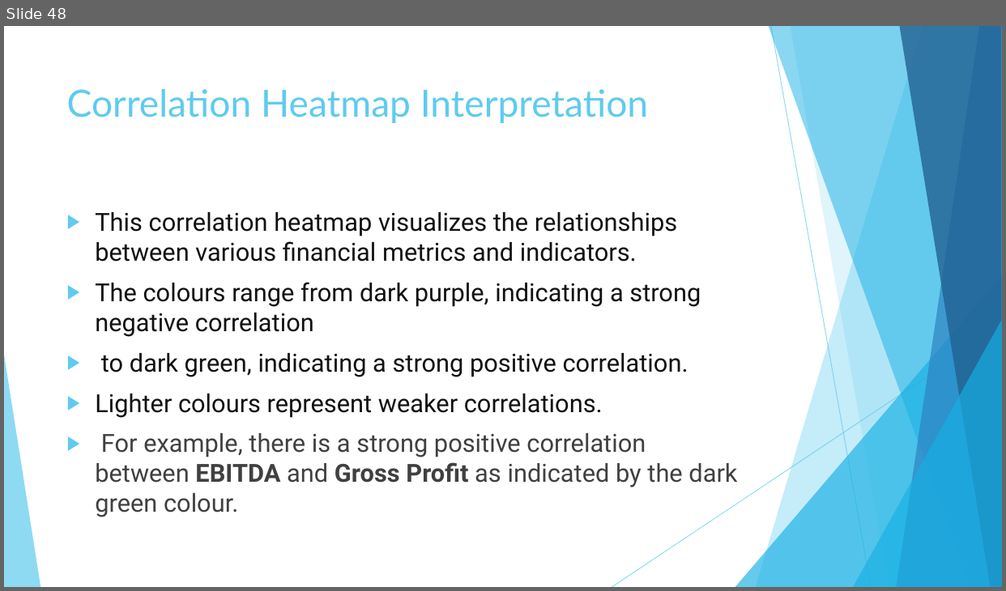
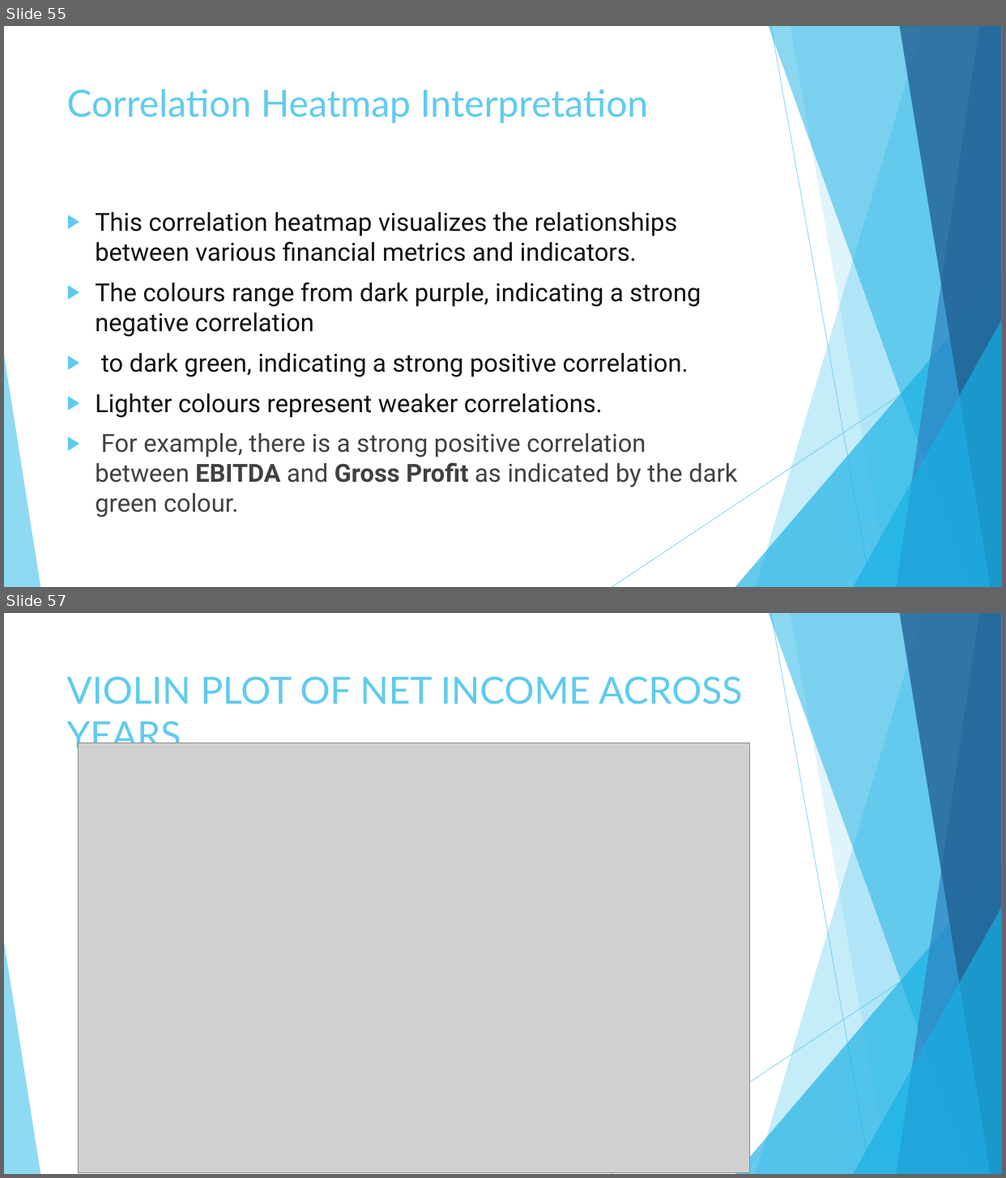
Before and after one commit to chogevic/dsc-dvp-project02, a slide deck: Data Visualization for Financial Statements.pptx. Shown one above the other, each under a label of ours: slide 48 before the commit, slides 55 and 57 after it; the slides between them are not shown. The pictures are 1006x591 and 1006x1178 pixels, drawn with LibreOffice and Linux fonts; fonts in the diff are those of the drawing; grey boxes stand for pictures. Boxes give left, top, right and bottom in pixels: in the first picture for what was removed or moved away, otherwise in the second. Text is boxed around its words. In the diff, an @@ line names an element or a change of style, - is before the commit and + after.

```diff
--- a/Data Visualization for Financial Statements.pptx
+++ b/Data Visualization for Financial Statements.pptx
@@ slide 57 added at (4, 613, 1002, 1174), background #FFFFFF; not listed: 10 template elements that a slide beside it also shows @@
@@ title added at (67, 676, 742, 756), 36 pt, text #5FCBEF @@
+VIOLIN PLOT OF NET INCOME ACROSS YEARS
@@ picture added at (78, 743, 750, 1174) @@
@@ what was slide 48 is now slide 55 @@
```
Also in this commit, not shown: 18 slides changed, 11 other slides added, 1 slide removed, 4 other files.
